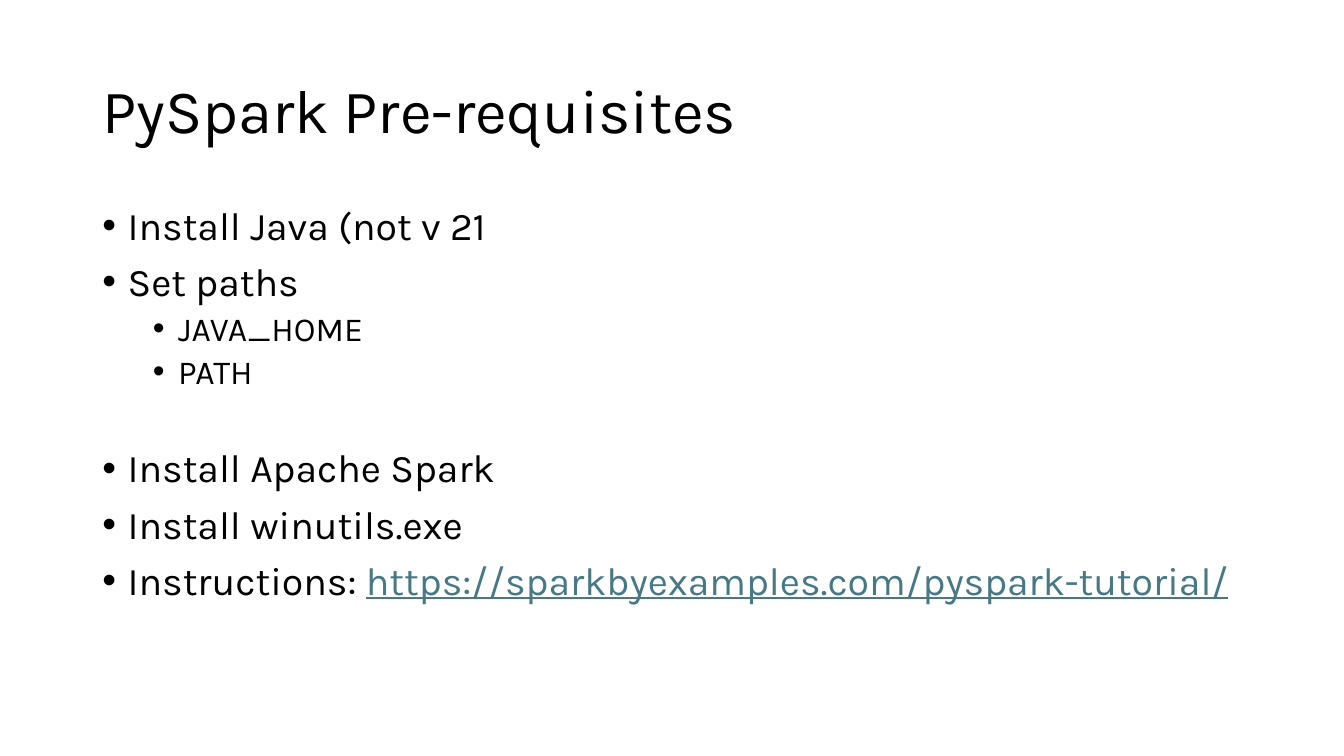
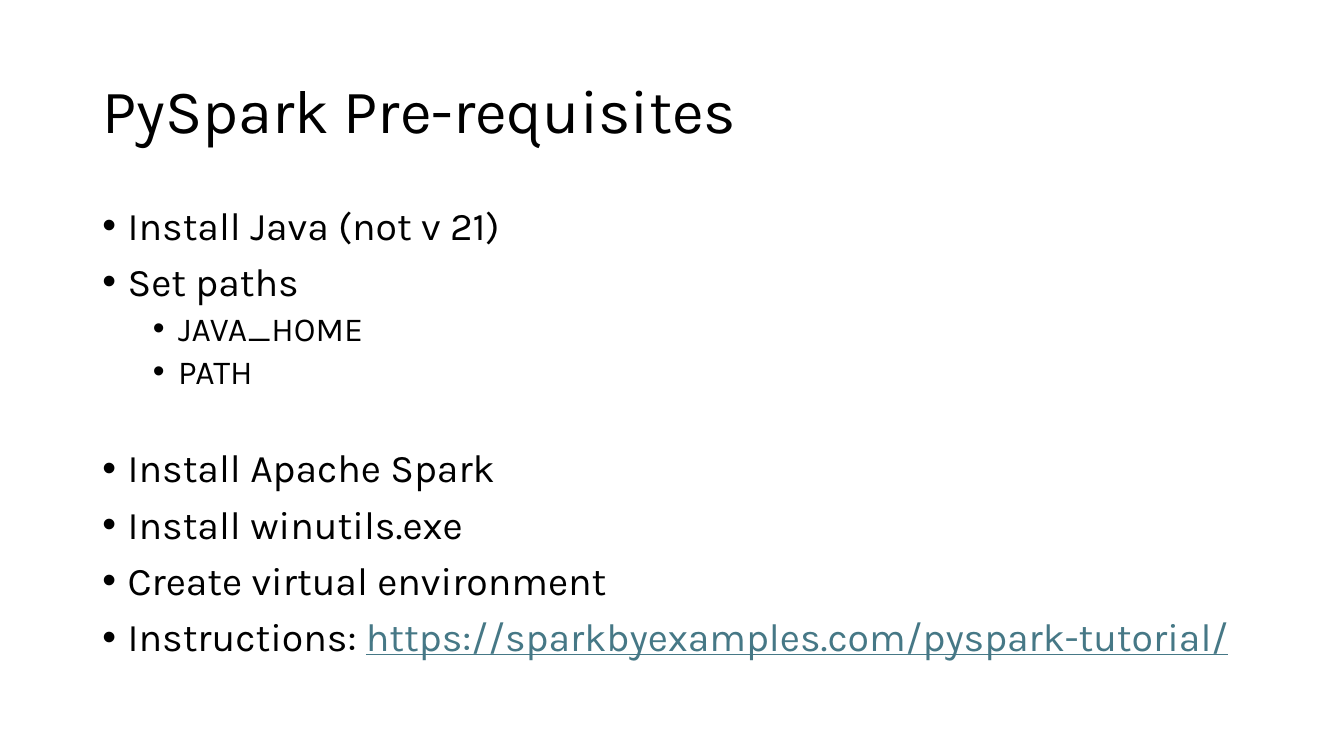
Before and after one commit to phil-a10/Talks, a slide deck: slide 43 of Data Engineering Using Free Tools/Learn Data Engineering For Free.pptx. Drawn at 1344x756 pixels with LibreOffice and Linux fonts; fonts in the diff are those of the drawing. Boxes give left, top, right and bottom in pixels: in the first picture for what was removed or moved away, otherwise in the second. Text is boxed around its words. In the diff, an @@ line names an element or a change of style, - is before the commit and + after.

Commit message:
vscode working with local spark!

```diff
--- a/Data Engineering Using Free Tools/Learn Data Engineering For Free.pptx
+++ b/Data Engineering Using Free Tools/Learn Data Engineering For Free.pptx
@@ text at box(128, 211, 500, 245): text changed @@
-• Install Java (not v 21
+• Install Java (not v 21)
@@ text at box(128, 568, 606, 596): paragraph added @@
+• Create virtual environment
```
Also in this commit, not shown: 2 other slides changed, 1 slide added, 1 other file.
